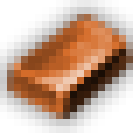
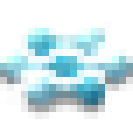
Comparing the layer stacks of the two (133, 133) images. Changes:
hid "sr_enriched_orillium" over [0, 0, 133, 133]
added layer "sr_liquified_scritch" above "sr_shaped_scritch" over [0, 21, 133, 119]
